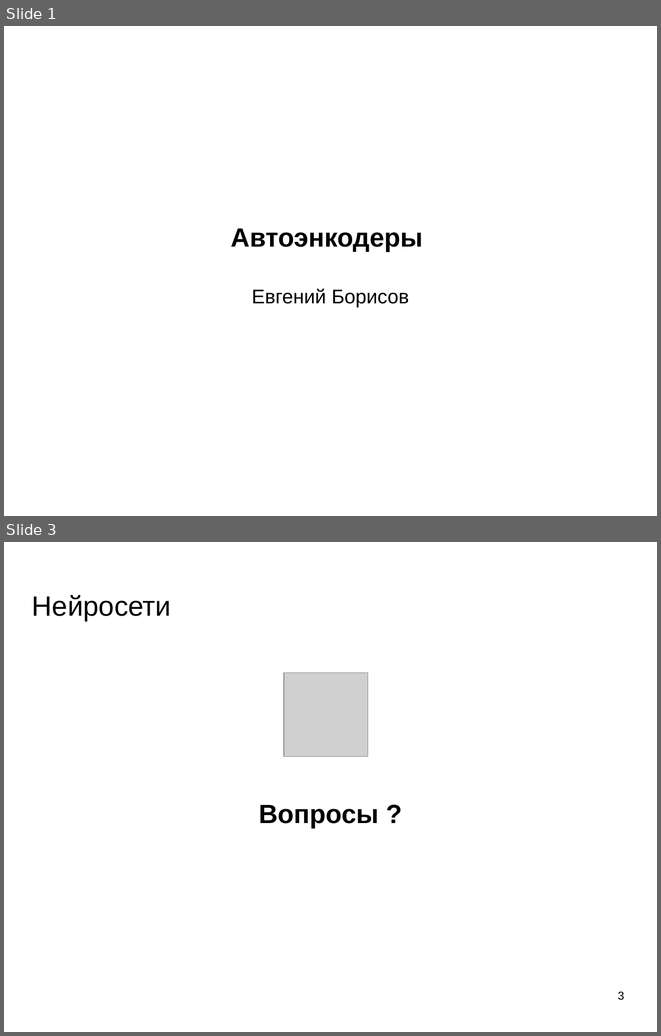
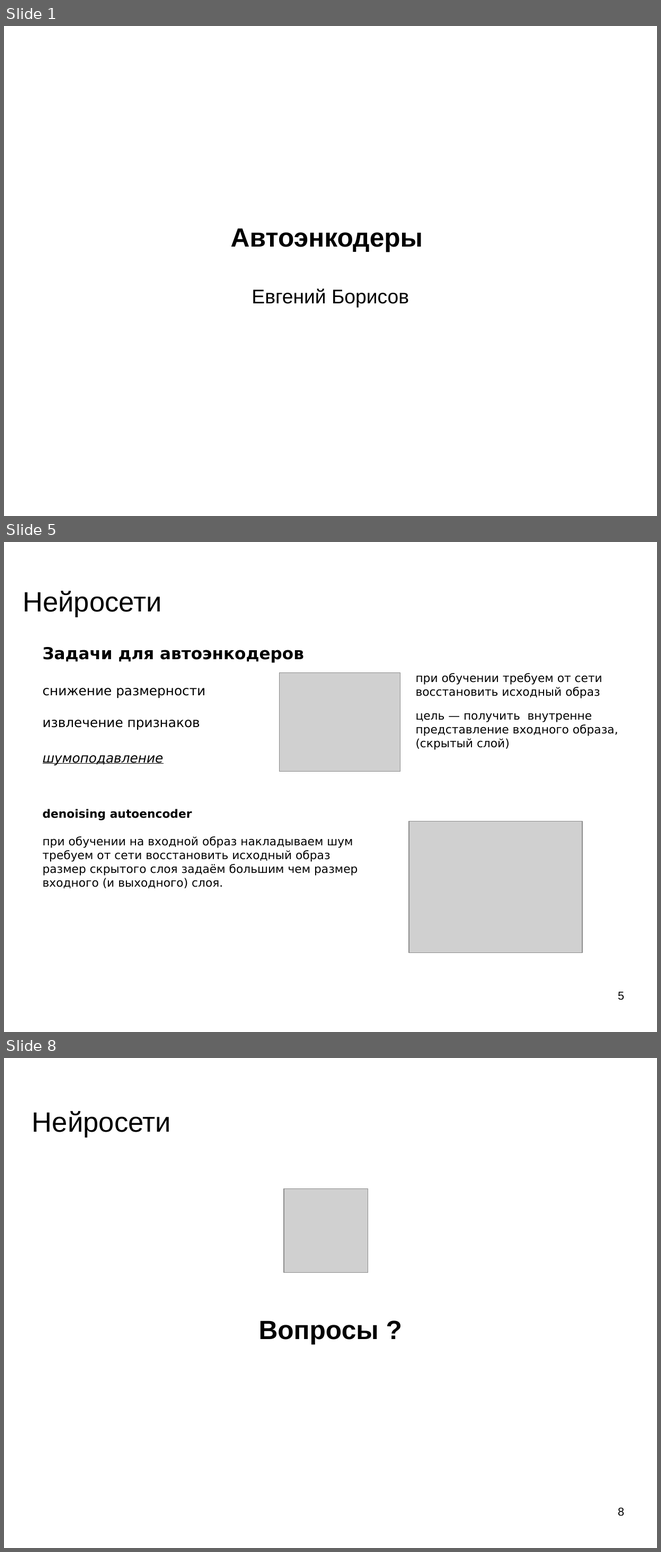
Before and after one commit to mechanoid5/ml_lectorium_legacy, a slide deck: 21-aenc.odp. Shown one above the other, each under a label of ours: slides 1 and 3 before the commit, slides 1, 5 and 8 after it; the slides between them are not shown. The pictures are 661x1036 and 661x1552 pixels, drawn with LibreOffice and Linux fonts; fonts in the diff are those of the drawing; grey boxes stand for pictures; background and template pictures are left out. Boxes give left, top, right and bottom in pixels: in the first picture for what was removed or moved away, otherwise in the second. Text is boxed around its words. In the diff, an @@ line names an element or a change of style, - is before the commit and + after.

```diff
--- a/21-aenc.odp
+++ b/21-aenc.odp
@@ slide 5 added at (4,542,657,1032), background picture (left out) @@
@@ title added at (23,591,161,617), 33.9 pt, text #000000 @@
+Нейросети
@@ text added at (43,647,304,766), 16 pt, text #000000 @@
+Задачи для автоэнкодеров
+снижение размерности
+извлечение признаков
+шумоподавление
@@ picture added at (280,672,400,771) @@
@@ text added at (416,673,618,750), 14 pt, text #000000 @@
+при обучении требуем от сети восстановить исходный образ
+цель — получить внутренне представление входного образа, (скрытый слой)
@@ text added at (43,809,358,888), 14 pt, text #000000 @@
+denoising autoencoder
+при обучении на входной образ накладываем шум
+требуем от сети восстановить исходный образ
+размер скрытого слоя задаём большим чем размер входного (и выходного) слоя.
@@ picture added at (409,821,583,953) @@
@@ page number added at (618,991,624,1000), 14 pt, text #000000 @@
+5
@@ what was slide 3 is now slide 8 @@
@@ page number at (618,1507,624,1516): text changed @@
-3
+8
```
Also in this commit, not shown: 1 slide changed, 4 other slides added, 7 other files.
